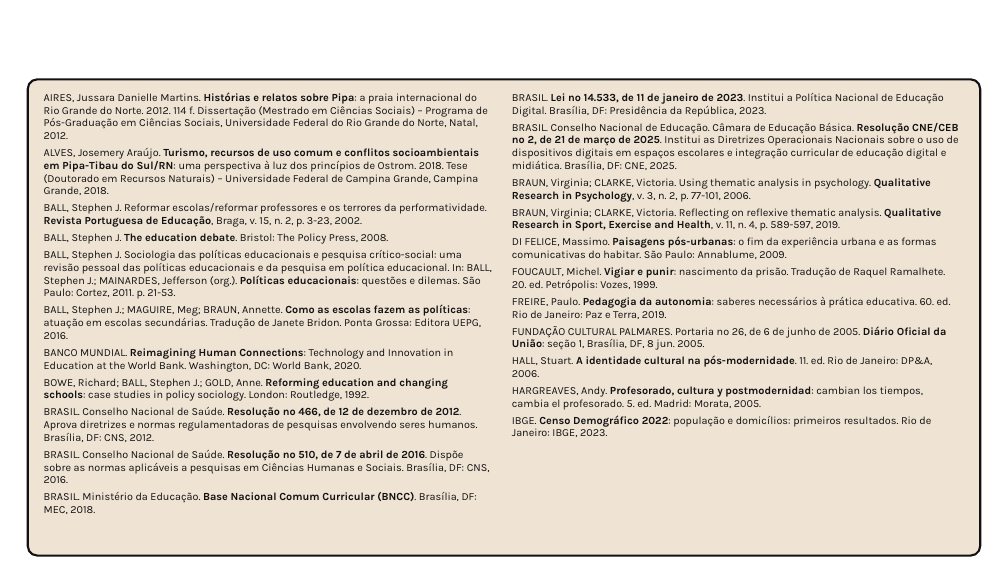
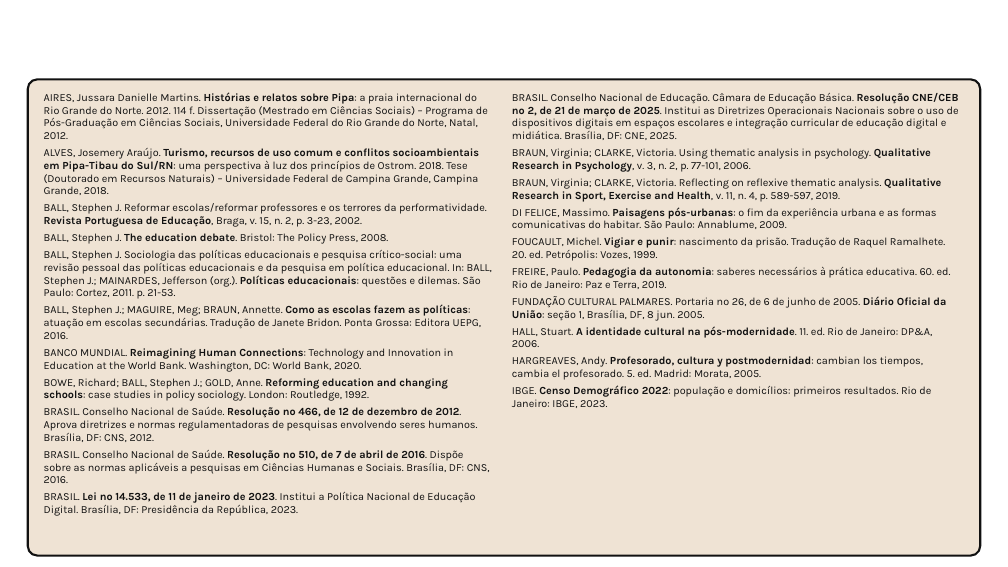
Before and after one commit to yzynya-beep/Tese, a slide deck: slide 31 of apresentacao_qualificacao/Qualificacao_PNED_Pipa.pptx. Drawn at 1008x567 pixels with LibreOffice and Linux fonts; fonts in the diff are those of the drawing; background and template pictures are left out. Boxes give left, top, right and bottom in pixels: in the first picture for what was removed or moved away, otherwise in the second. Text is boxed around its words. In the diff, an @@ line names an element or a change of style, - is before the commit and + after.

```diff
--- a/apresentacao_qualificacao/Qualificacao_PNED_Pipa.pptx
+++ b/apresentacao_qualificacao/Qualificacao_PNED_Pipa.pptx
@@ text at (x1=512, y1=93, x2=944, y2=117): paragraph removed @@
-BRASIL. Lei nº 14.533, de 11 de janeiro de 2023. Institui a Política Nacional de Educação Digital. Brasília, DF: Presidência da República, 2023.
@@ text at (x1=44, y1=492, x2=475, y2=516): text changed @@
-BRASIL. Ministério da Educação. Base Nacional Comum Curricular (BNCC). Brasília, DF: MEC, 2018.
+BRASIL. Lei nº 14.533, de 11 de janeiro de 2023. Institui a Política Nacional de Educação Digital. Brasília, DF: Presidência da República, 2023.
```
Also in this commit, not shown: 1 other slide changed, 4 other files.
